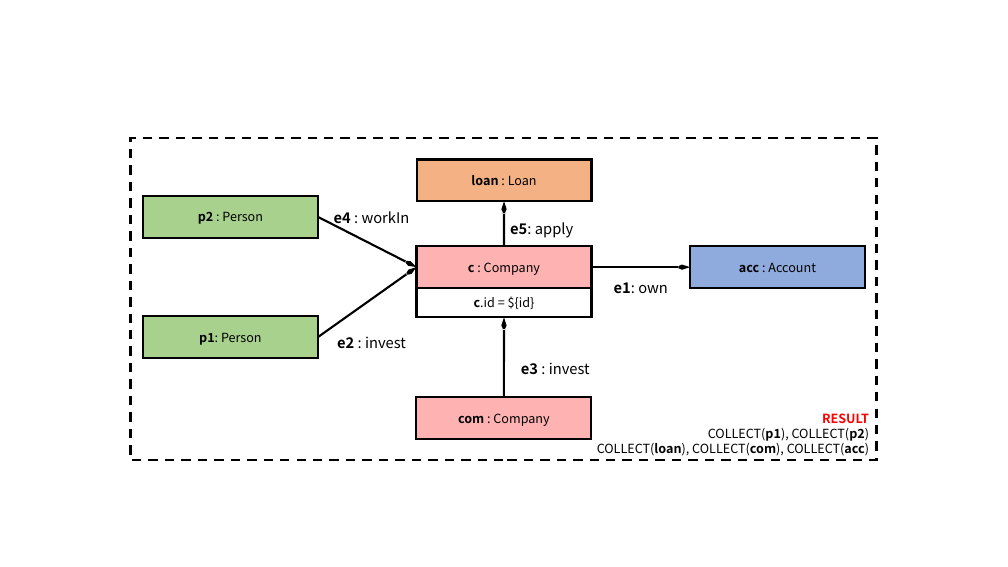
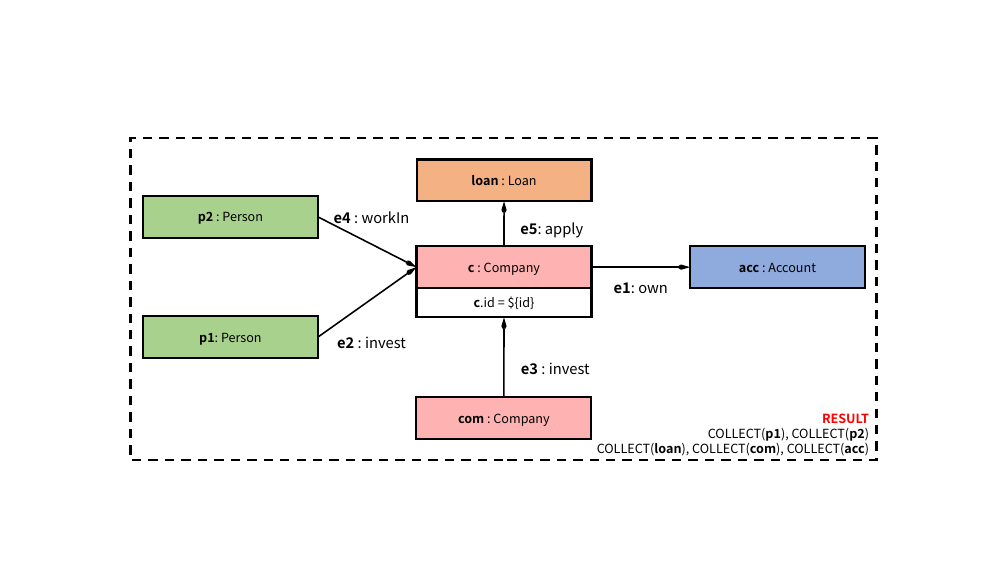
Before and after one commit to ldbc/ldbc_finbench_docs, a slide deck: slide 8 of patterns/transaction-simple-read.pptx (slide 9 before the commit). Drawn at 1008x567 pixels with LibreOffice and Linux fonts; fonts in the diff are those of the drawing. Boxes give left, top, right and bottom in pixels: in the first picture for what was removed or moved away, otherwise in the second. Text is boxed around its words. In the diff, an @@ line names an element or a change of style, - is before the commit and + after.

```diff
--- a/patterns/transaction-simple-read.pptx
+++ b/patterns/transaction-simple-read.pptx
@@ text "e5: apply": place and size @@
-text "e5: apply" at (510,222,573,238)
+text "e5: apply" at (520,222,583,238)
```
Also in this commit, not shown: 6 other slides changed, 43 other files.
